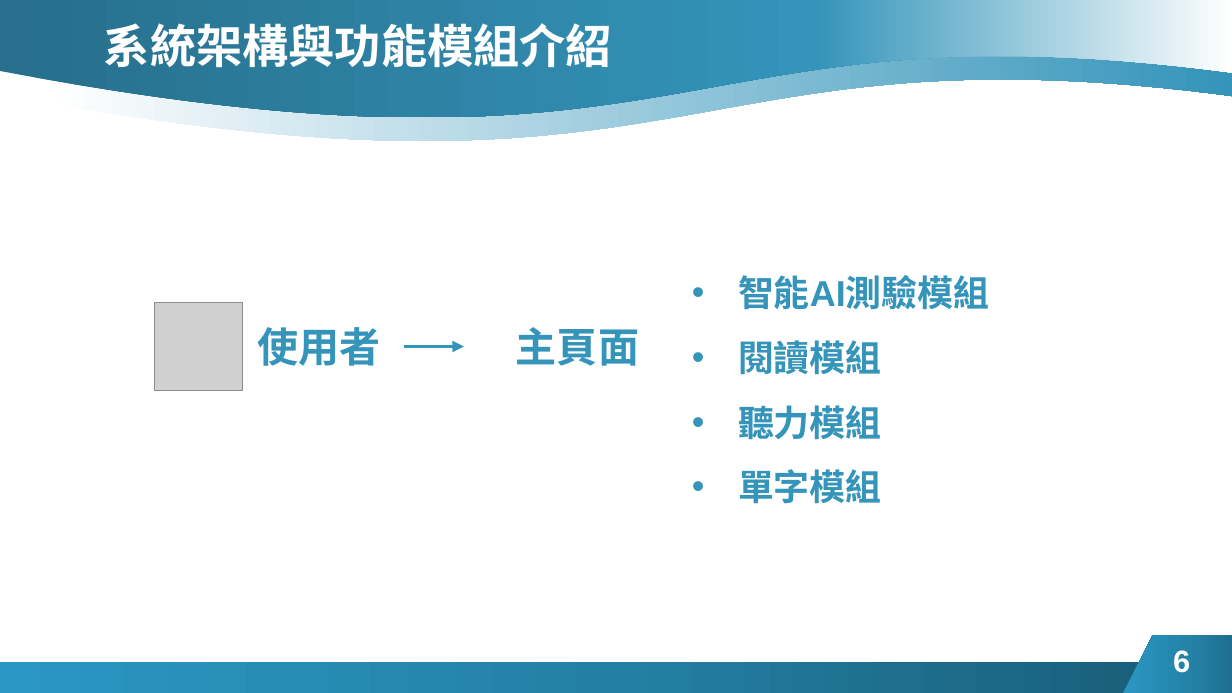
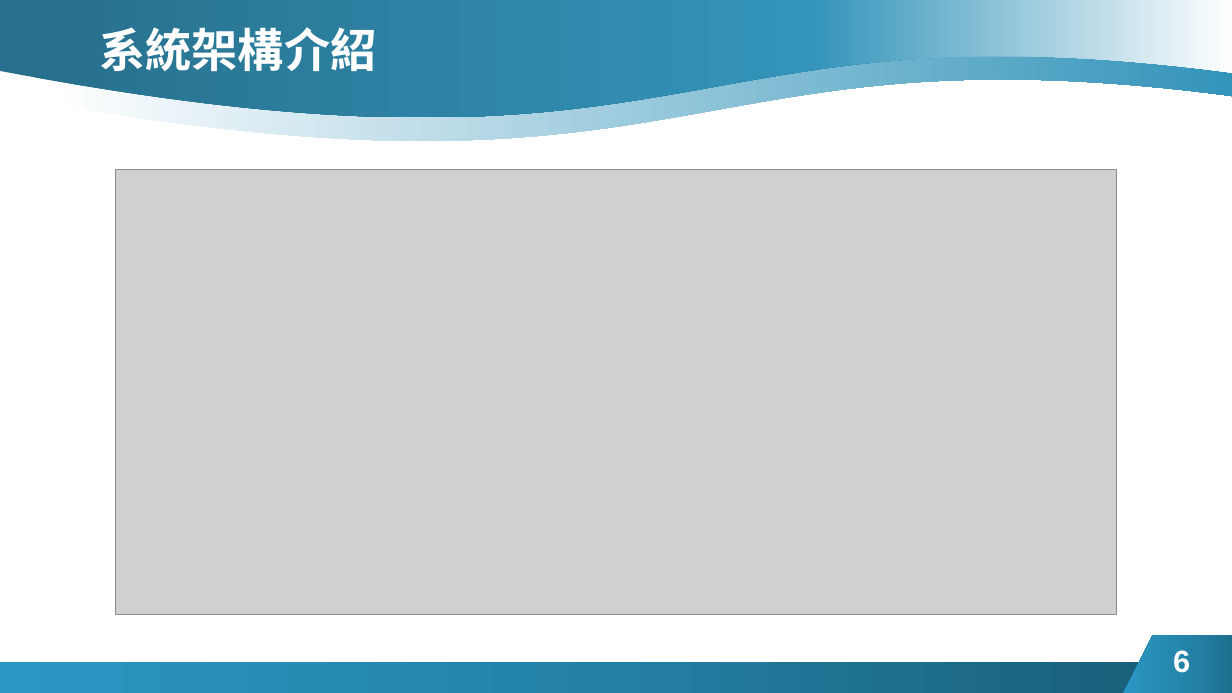
Before and after one commit to imfyn5/AI_system-1, a slide deck: slide 6 of 初審.pptx. Drawn at 1232x693 pixels with LibreOffice and Linux fonts; fonts in the diff are those of the drawing; grey boxes stand for pictures. Boxes give left, top, right and bottom in pixels: in the first picture for what was removed or moved away, otherwise in the second. Text is boxed around its words. In the diff, an @@ line names an element or a change of style, - is before the commit and + after.

```diff
--- a/初審.pptx
+++ b/初審.pptx
@@ text at (99, 27, 376, 72): text changed @@
-系統架構與功能模組介紹
+系統架構介紹
@@ picture added at (116, 170, 1117, 616) @@
@@ text removed at (738, 275, 989, 504) @@
-• 智能AI測驗模組
-• 閱讀模組
-• 聽力模組
-• 單字模組
@@ picture removed at (154, 302, 242, 390) @@
@@ text removed at (258, 327, 381, 366) @@
-使用者
@@ text removed at (516, 327, 639, 366) @@
-主頁面
@@ arrow removed from (404, 347) to (464, 347) @@
```
Also in this commit, not shown: 6 other slides changed, 7 slides added, 2 slides removed.
